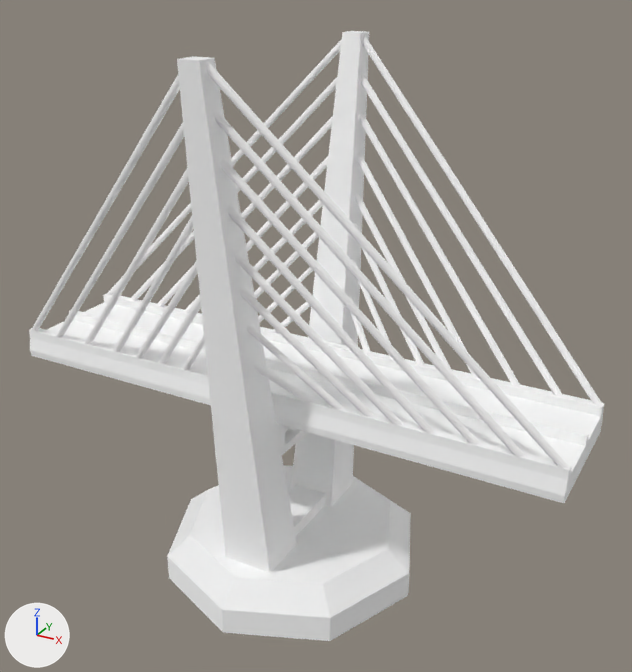
The glTF model public/models/landmarks/bridge.glb as it was, and as the next commit left it.
Rendered twice from a 50 mm camera at (6.67, -11.27, 10.11) aimed at (0.37, 0.17, 4.39). Every picture has the same lights, and +X, +Y and +Z are marked at lower left. The picture after the commit comes second. Where no turn or scale is listed for an object, it has been applied to the vertices.

Before the edit, the objects in view are built like this:
```python
mat_material_001 = principled_material('Material.001')
mat_material_001.base_color = (1.0, 1.0, 1.0)  # white #ffffff
mat_material_001.metallic = 1.0
mat_material_001.roughness = 1.0
me_cube_001 = bpy.data.meshes.new('Cube.001')
me_cube_001.from_pydata(...)  # 1016 vertices, 1896 faces; spans x -4.84..4.84, y -2.36..2.36, z 0.0..8.92
me_cube_001.materials.append(mat_material_001)  # white #ffffff
ob_мост = bpy.data.objects.new('мост', me_cube_001)
ob_мост.location = (0.0, 0.0, 0.0)
```
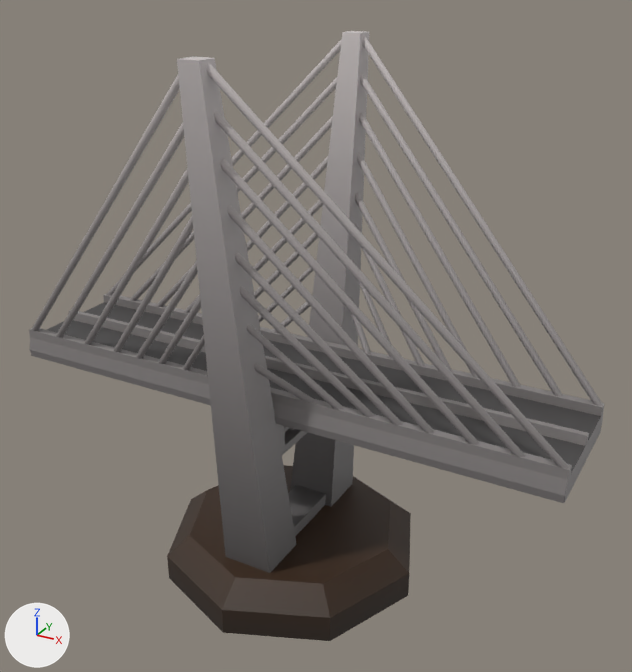
The change, as a list of edits to the scene's bpy script:
```text
Add img_текстуры_albedo:
    img_текстуры_albedo = load_image('текстуры_albedo', '_unpacked/_________albedo', 512, 512, 'sRGB')
Change mat_material_001:
    remove mat_material_001.base_color = (1.0, 1.0, 1.0)  # white #ffffff
    mat_material_001.metallic: 1.0 -> 0.0
    mat_material_001.roughness: 1.0 -> 0.5
    add mat_material_001.texture = img_текстуры_albedo
```

Location of each change, (x1, y1, x2, y2) in pixels of the pictures (632 x 672 px):
'мост', surface changed (white to grey)
    both: (29, 31, 604, 641)
